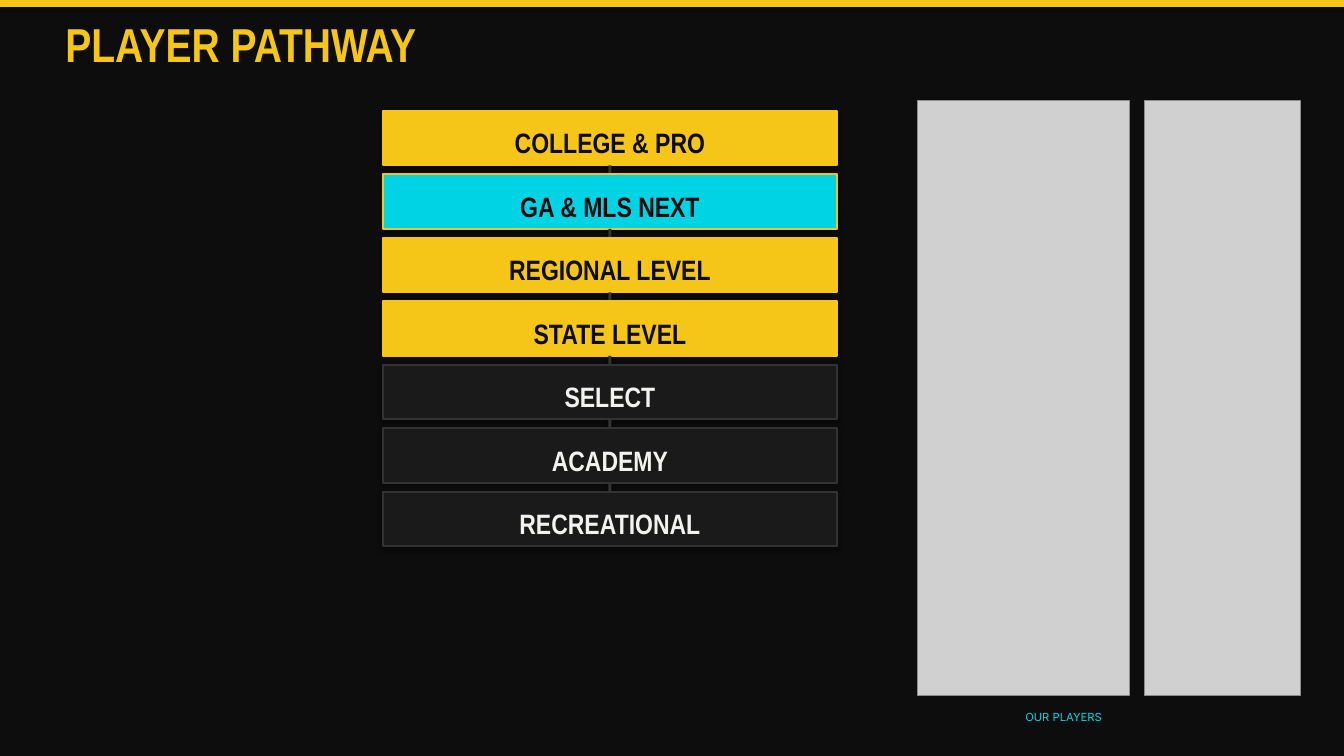
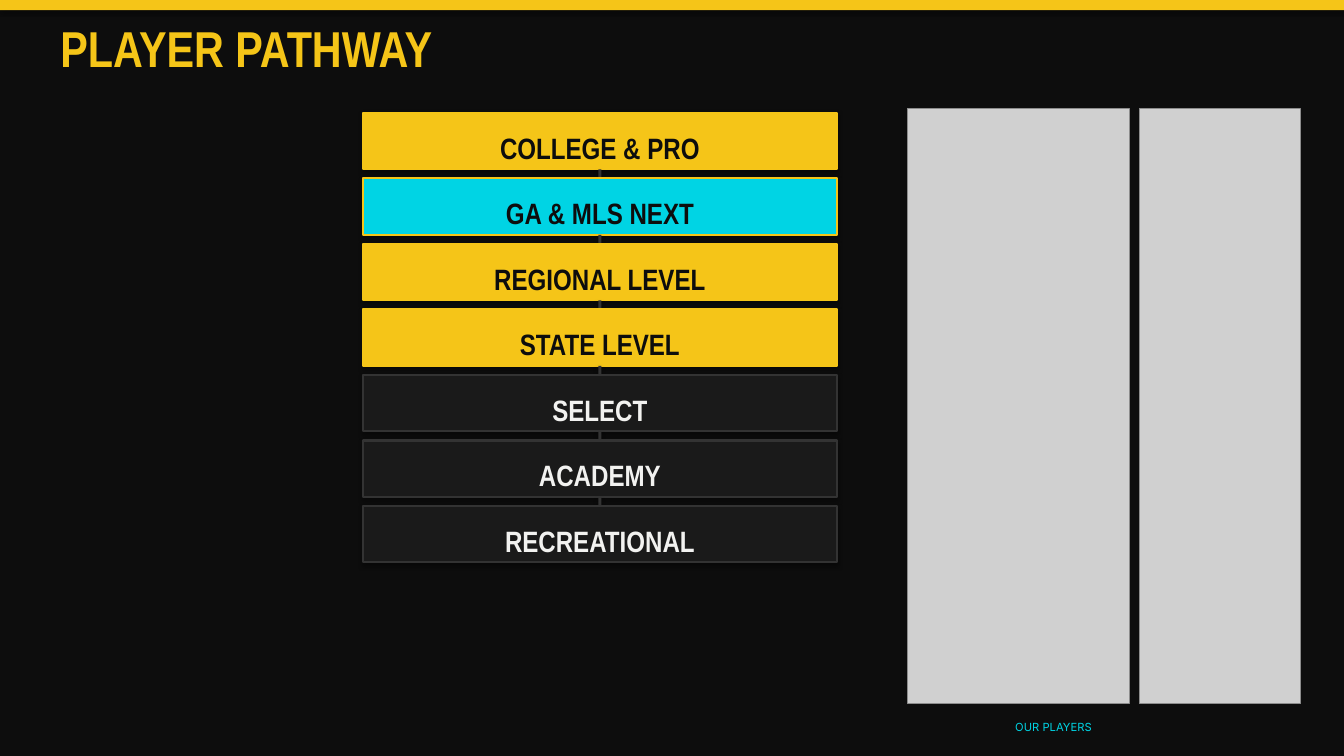
Before and after one commit to dmartini7/scwave-hub, a slide deck: slide 4 of docs/SC_Wave_Game_Model.pptx. Drawn at 1344x756 pixels with LibreOffice and Linux fonts; fonts in the diff are those of the drawing; grey boxes stand for pictures. Boxes give left, top, right and bottom in pixels: in the first picture for what was removed or moved away, otherwise in the second. Text is boxed around its words. In the diff, an @@ line names an element or a change of style, - is before the commit and + after.

```diff
--- a/docs/SC_Wave_Game_Model.pptx
+++ b/docs/SC_Wave_Game_Model.pptx
@@ text "PLAYER PATHWAY" at <box>60,32,432,67</box>: size 34 to 36 pt @@
@@ rectangle: place and size @@
-rectangle at <box>383,111,837,165</box>
+rectangle at <box>363,113,837,169</box>
@@ picture: place and size @@
-picture at <box>918,101,1129,696</box>
+picture at <box>907,109,1129,704</box>
@@ picture: place and size @@
-picture at <box>1144,101,1301,696</box>
+picture at <box>1139,109,1301,704</box>
@@ text "COLLEGE & PRO": place and size @@
-text "COLLEGE & PRO" at <box>515,133,705,154</box>
+text "COLLEGE & PRO" at <box>500,138,699,160</box>
@@ rectangle: place and size @@
-rectangle at <box>383,174,837,229</box>
+rectangle at <box>363,178,837,235</box>
@@ rectangle: place and size @@
-rectangle at <box>609,165,612,174</box>
+rectangle at <box>598,169,601,178</box>
@@ text "GA & MLS NEXT": place and size @@
-text "GA & MLS NEXT" at <box>520,197,699,218</box>
+text "GA & MLS NEXT" at <box>506,203,694,225</box>
@@ rectangle: place and size @@
-rectangle at <box>609,229,612,238</box>
+rectangle at <box>598,235,601,244</box>
@@ text "REGIONAL LEVEL": place and size @@
-text "REGIONAL LEVEL" at <box>509,260,710,281</box>
+text "REGIONAL LEVEL" at <box>494,269,706,291</box>
@@ rectangle: place and size @@
-rectangle at <box>383,238,837,292</box>
+rectangle at <box>363,244,837,300</box>
@@ text "STATE LEVEL": place and size @@
-text "STATE LEVEL" at <box>534,324,686,345</box>
+text "STATE LEVEL" at <box>520,334,680,356</box>
@@ rectangle: place and size @@
-rectangle at <box>383,301,837,356</box>
+rectangle at <box>363,310,837,366</box>
@@ text "SELECT": place and size @@
-text "SELECT" at <box>565,387,656,408</box>
+text "SELECT" at <box>552,400,647,422</box>
@@ rectangle: place and size @@
-rectangle at <box>383,365,837,419</box>
+rectangle at <box>363,375,837,432</box>
@@ 2 rectangles, 1 text: place and size @@
-2 rectangles, 1 text at <box>609,292,1102,721</box>
+2 rectangles, 1 text at <box>598,300,1092,731</box>
@@ rectangle: place and size @@
-rectangle at <box>383,429,837,483</box>
+rectangle at <box>363,441,837,497</box>
@@ rectangle: place and size @@
-rectangle at <box>609,419,612,429</box>
+rectangle at <box>598,432,601,441</box>
@@ text "ACADEMY": place and size @@
-text "ACADEMY" at <box>552,451,668,472</box>
+text "ACADEMY" at <box>539,465,661,487</box>
@@ rectangle: place and size @@
-rectangle at <box>383,492,837,546</box>
+rectangle at <box>363,506,837,563</box>
@@ rectangle: place and size @@
-rectangle at <box>609,483,612,492</box>
+rectangle at <box>598,497,601,506</box>
@@ size 20 to 21 pt in 7 elements at <box>500,138,699,160</box>, <box>506,203,694,225</box>, <box>494,269,706,291</box>, <box>520,334,680,356</box>, <box>552,400,647,422</box>, <box>539,465,661,487</box>, <box>505,531,695,553</box> @@
@@ text "RECREATIONAL": place and size @@
-text "RECREATIONAL" at <box>519,514,700,535</box>
+text "RECREATIONAL" at <box>505,531,695,553</box>
```
Also in this commit, not shown: 19 other slides changed, 1 slide added, 2 other files.
